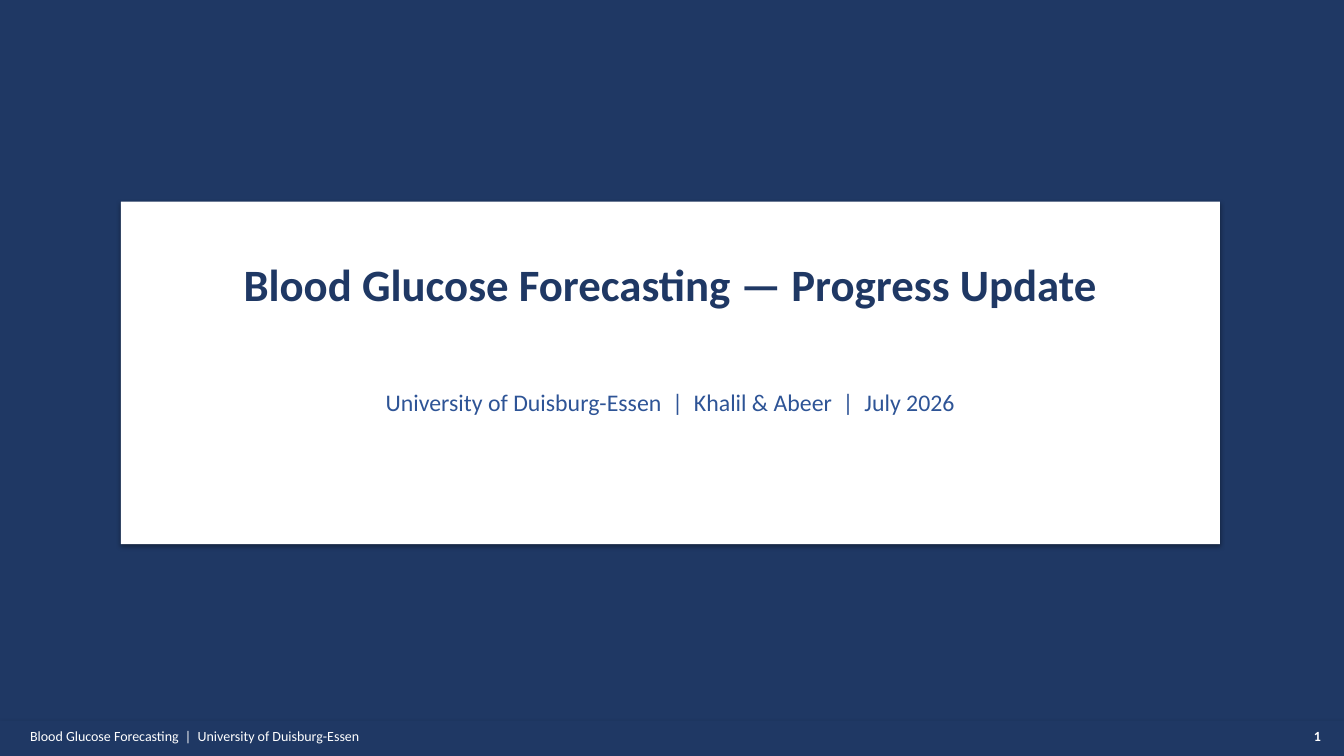
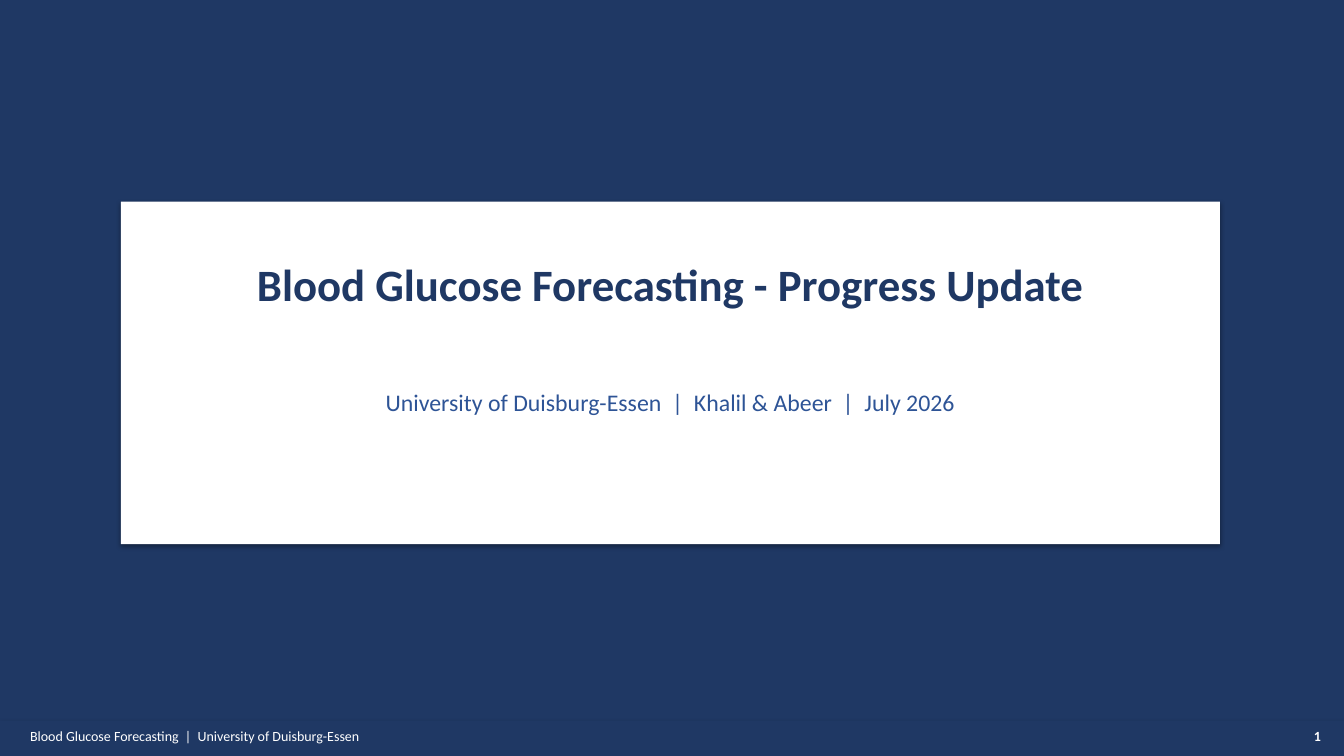
Before and after one commit to Abeeryanek/prediction-of-glucose-levels-in-type1-Diabetes, a slide deck: slide 1 of PRESENTATION_FINAL.pptx. Drawn at 1344x756 pixels with LibreOffice and Linux fonts; fonts in the diff are those of the drawing. Boxes give left, top, right and bottom in pixels: in the first picture for what was removed or moved away, otherwise in the second. Text is boxed around its words. In the diff, an @@ line names an element or a change of style, - is before the commit and + after.

```diff
--- a/PRESENTATION_FINAL.pptx
+++ b/PRESENTATION_FINAL.pptx
@@ text at <box>257,269,1083,309</box>: text changed @@
-Blood Glucose Forecasting — Progress Update
+Blood Glucose Forecasting - Progress Update
```
Also in this commit, not shown: 10 other slides changed, 2 slides added, 1 slide removed, 4 other files.
